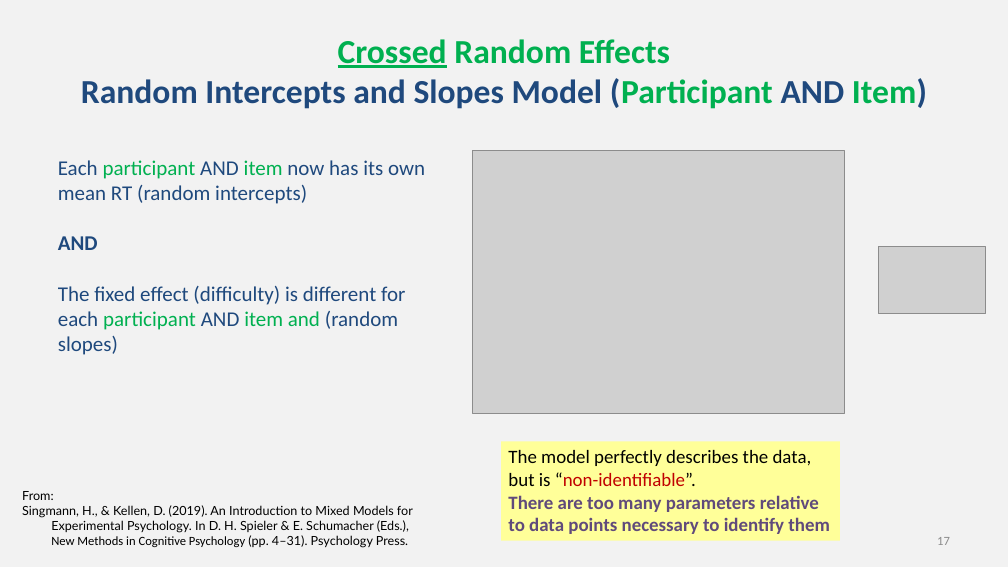
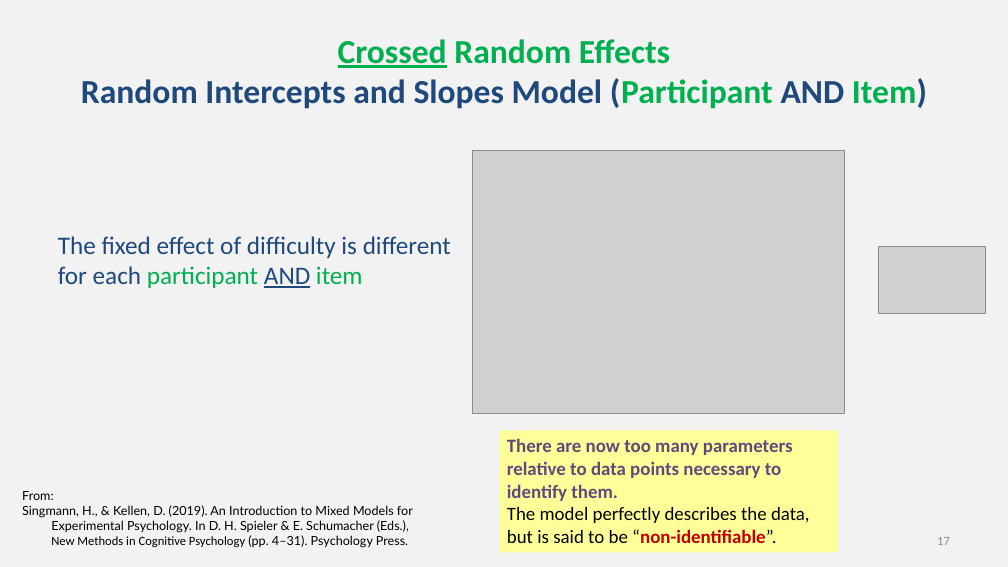
Before and after one commit to chrisjberry/datafluencyCB, a slide deck: slide 17 of docs/slides/PSYC761_L8_MixedModels.pptx. Drawn at 1008x567 pixels with LibreOffice and Linux fonts; fonts in the diff are those of the drawing; grey boxes stand for pictures. Boxes give left, top, right and bottom in pixels: in the first picture for what was removed or moved away, otherwise in the second. Text is boxed around its words. In the diff, an @@ line names an element or a change of style, - is before the commit and + after.

```diff
--- a/docs/slides/PSYC761_L8_MixedModels.pptx
+++ b/docs/slides/PSYC761_L8_MixedModels.pptx
@@ text at (58,236,451,288): text changed; size 20 to 24 pt @@
-Each participant AND item now has its own mean RT (random intercepts)
-AND
-The fixed effect (difficulty) is different for each participant AND item and (random slopes)
+The fixed effect of difficulty is different for each participant AND item
@@ rectangle "There are now too many ...": place and size @@
-rectangle "There are now too many ..." at (501,442,840,541)
+rectangle "There are now too many ..." at (500,430,839,553)
@@ text in rectangle at (507,438,810,543): text changed @@
-The model perfectly describes the data, but is “non-identifiable”.
-There are too many parameters relative to data points necessary to identify them
+There are now too many parameters relative to data points necessary to identify them.
+The model perfectly describes the data, but is said to be “non-identifiable”.
```
Also in this commit, not shown: 20 other slides changed.
